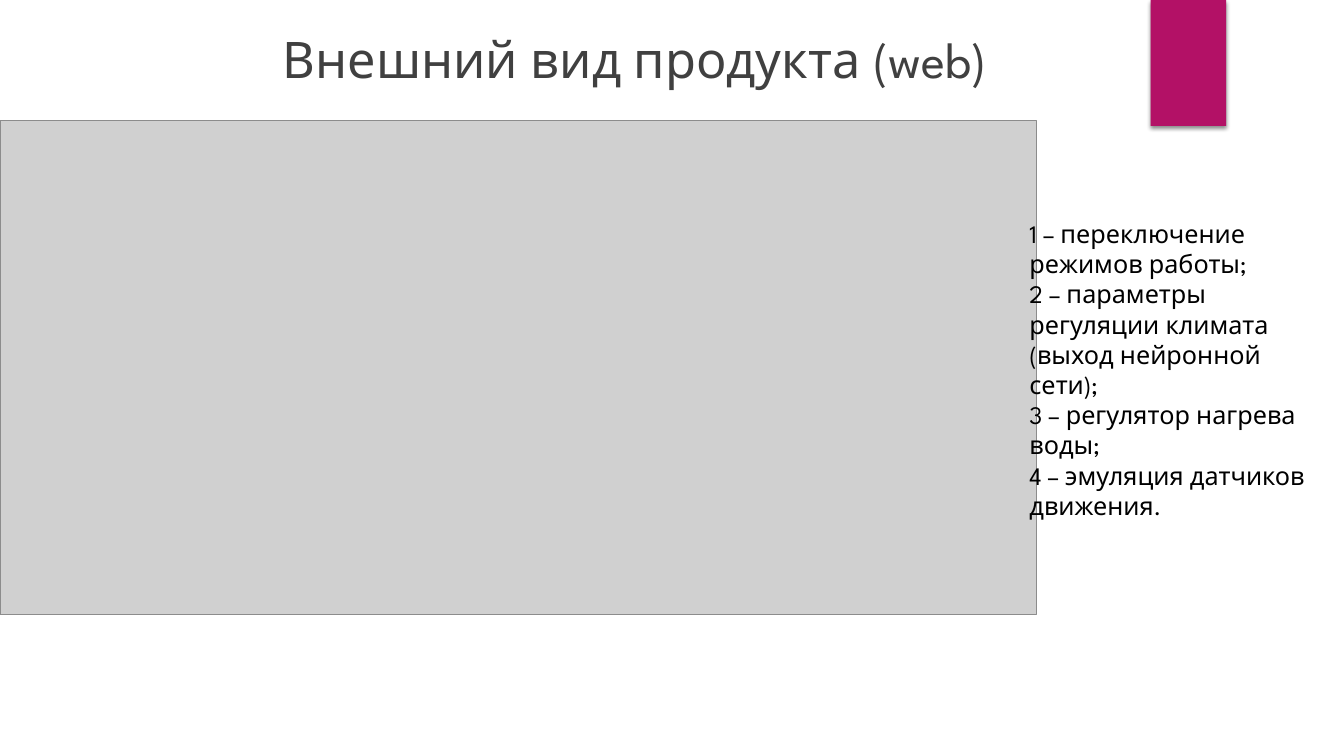
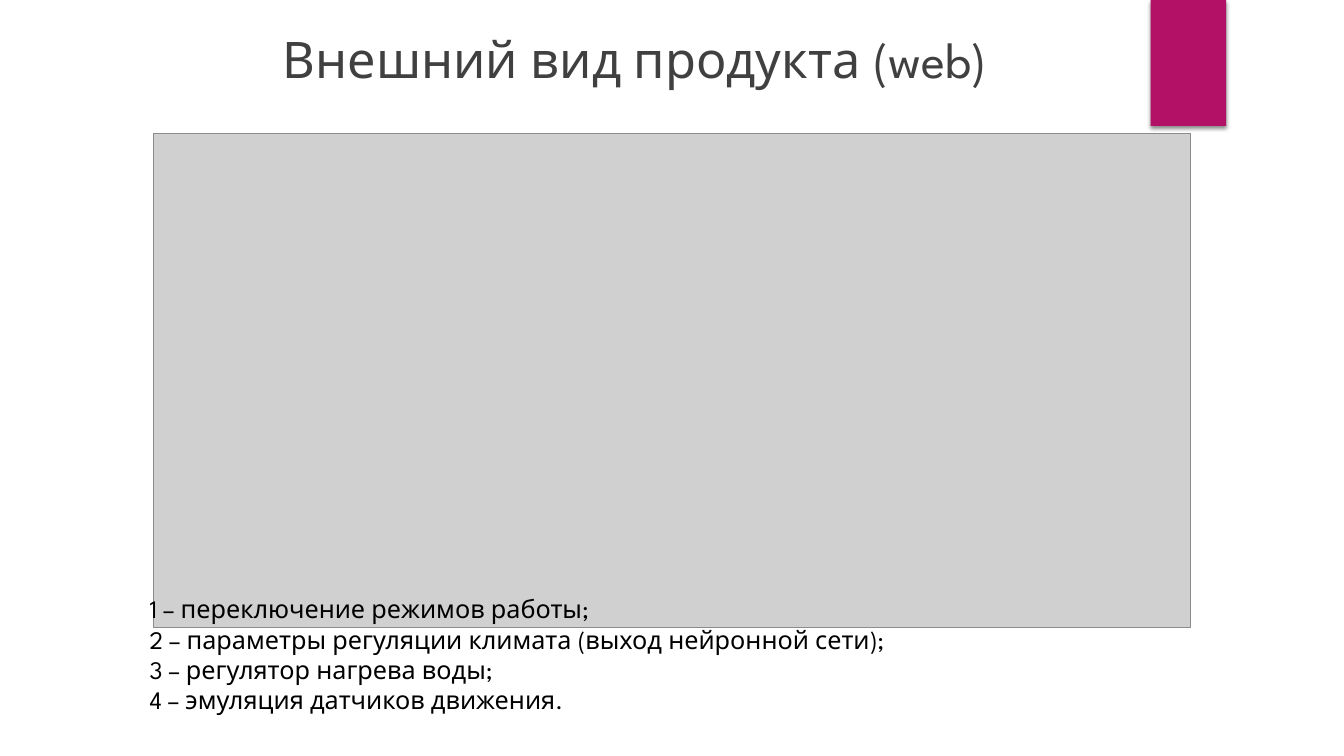
Before and after one commit to Corvin71/neuro-hack, a slide deck: slide 13 of present.pptx (slide 10 before the commit). Drawn at 1344x756 pixels with LibreOffice and Linux fonts; fonts in the diff are those of the drawing; grey boxes stand for pictures. Boxes give left, top, right and bottom in pixels: in the first picture for what was removed or moved away, otherwise in the second. Text is boxed around its words. In the diff, an @@ line names an element or a change of style, - is before the commit and + after.

```diff
--- a/present.pptx
+++ b/present.pptx
@@ picture: place and size @@
-picture at [0, 120, 1036, 615]
+picture at [154, 133, 1191, 628]
@@ text "1 – переключение режимов работы;" rewrapped from [1029, 217, 1305, 522] to [150, 593, 869, 715] @@
```
Also in this commit, not shown: 7 other slides changed, 4 slides added, 1 slide removed.
